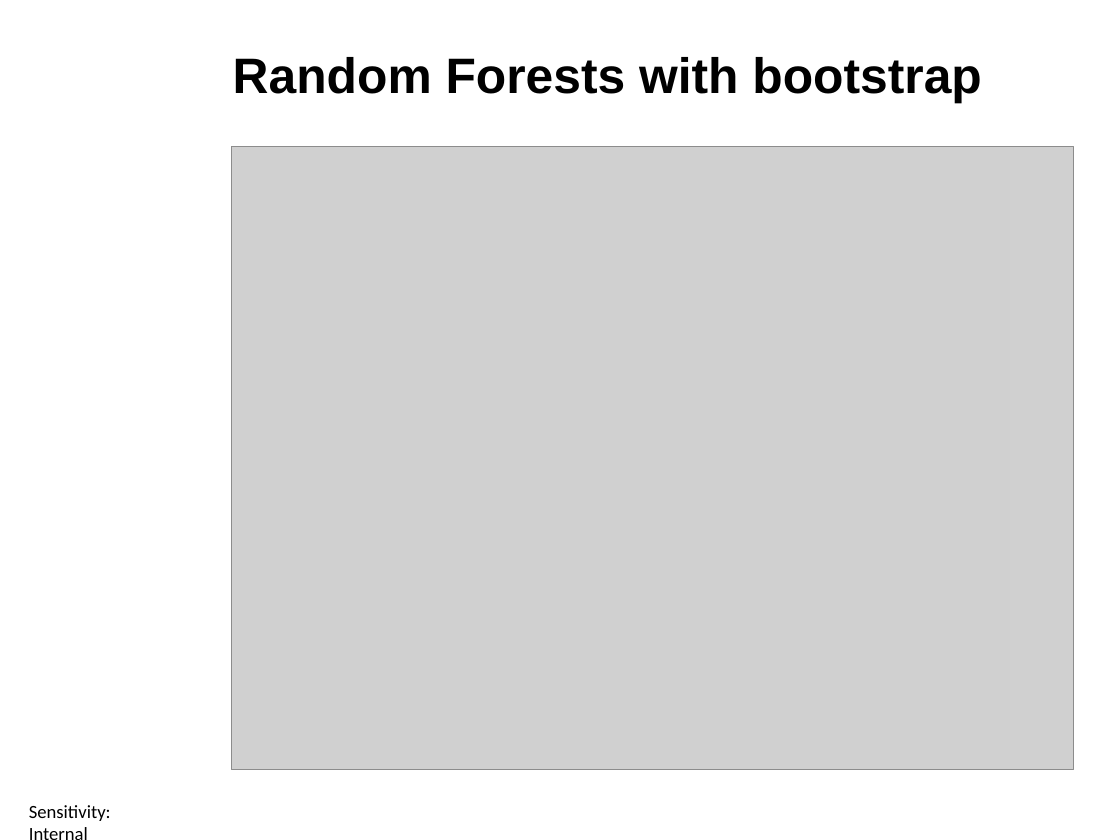
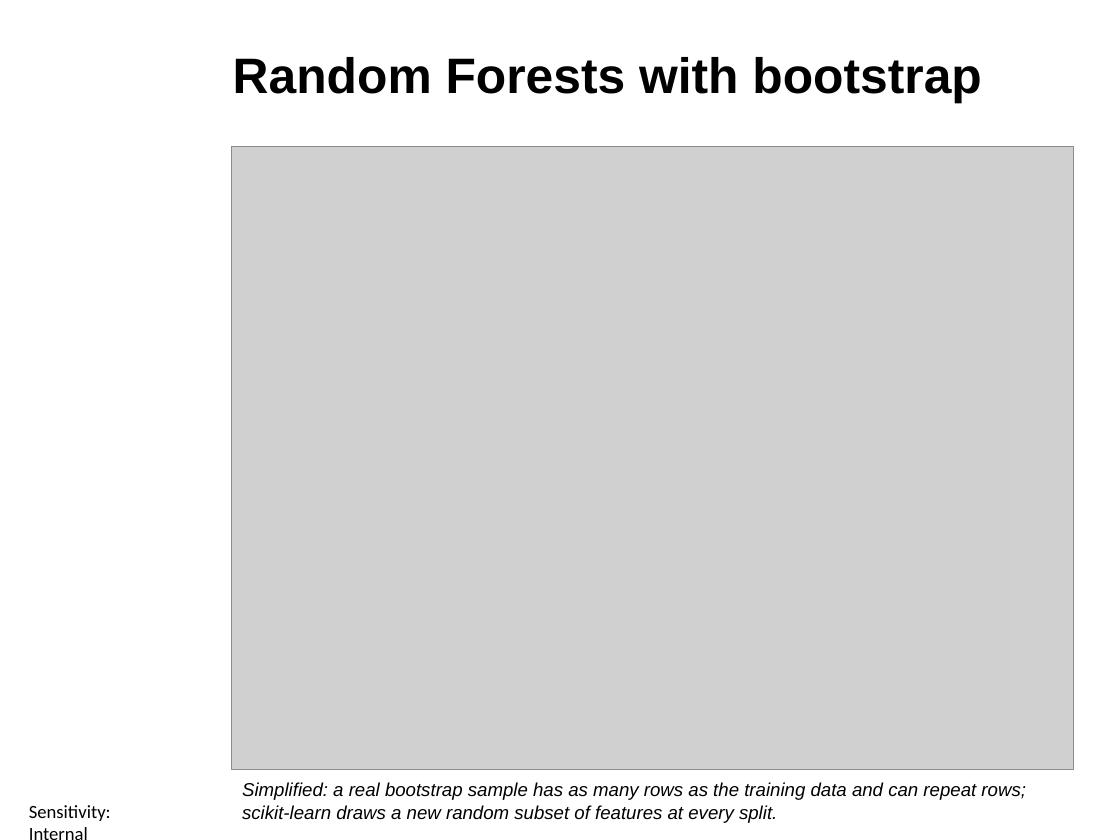
Before and after one commit to ctsallis/frontiers_in_ai_and_data_science, a slide deck: slide 17 of content/Lectures/Semester 1/Week 7/1 Lecture/1.7 Ensemble Methods and K-NN (Lecture).pptx. Drawn at 1120x840 pixels with LibreOffice and Linux fonts; fonts in the diff are those of the drawing; grey boxes stand for pictures; background and template pictures are left out. Boxes give left, top, right and bottom in pixels: in the first picture for what was removed or moved away, otherwise in the second. Text is boxed around its words. In the diff, an @@ line names an element or a change of style, - is before the commit and + after.

```diff
--- a/content/Lectures/Semester 1/Week 7/1 Lecture/1.7 Ensemble Methods and K-NN (Lecture).pptx
+++ b/content/Lectures/Semester 1/Week 7/1 Lecture/1.7 Ensemble Methods and K-NN (Lecture).pptx
@@ text added at [242,782,1026,823], 12 pt, text #000000, italic @@
+Simplified: a real bootstrap sample has as many rows as the training data and can repeat rows; scikit-learn draws a new random subset of features at every split.
```
Also in this commit, not shown: 5 other slides changed, 2 other files.
